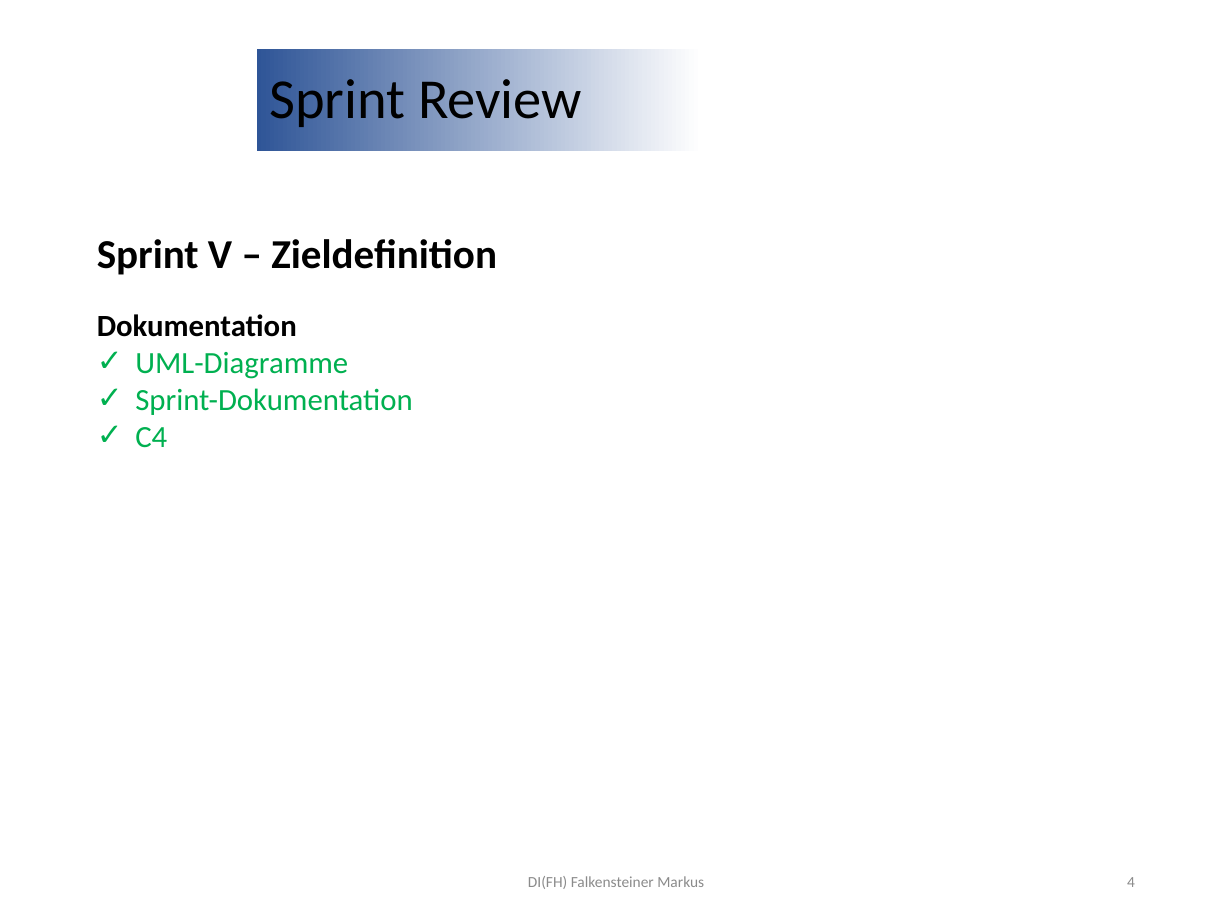
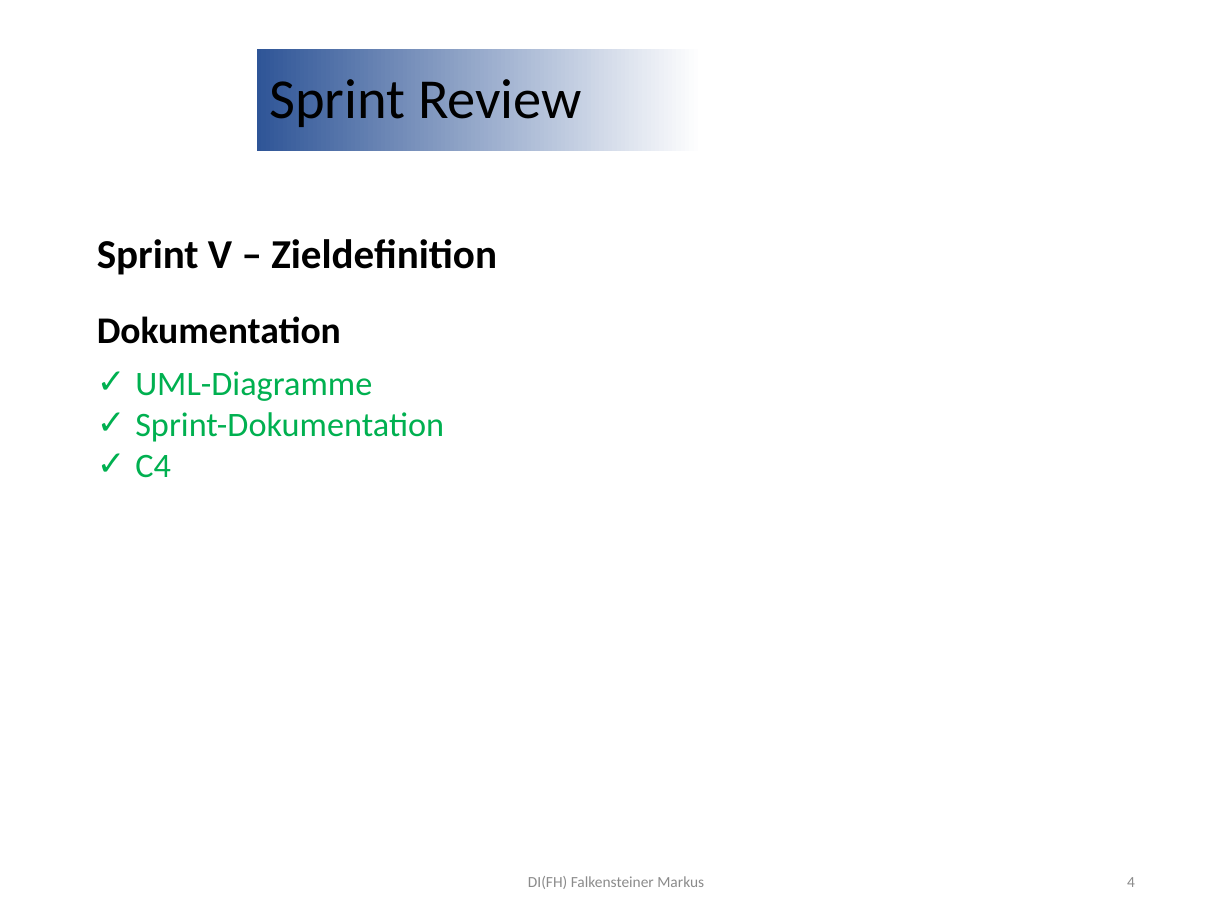
Before and after one commit to jonasaberger/SYP4_MBOT_G1, a slide deck: slide 4 of 02_Backend/!_Docs/INF4_SYP_Gruppe1_Abschlusspräsentation.pptx. Drawn at 1232x924 pixels with LibreOffice and Linux fonts; fonts in the diff are those of the drawing; background and template pictures are left out. Boxes give left, top, right and bottom in pixels: in the first picture for what was removed or moved away, otherwise in the second. Text is boxed around its words. In the diff, an @@ line names an element or a change of style, - is before the commit and + after.

```diff
--- a/02_Backend/!_Docs/INF4_SYP_Gruppe1_Abschlusspräsentation.pptx
+++ b/02_Backend/!_Docs/INF4_SYP_Gruppe1_Abschlusspräsentation.pptx
@@ text at [97,316,444,478]: size 18 to 22 pt in "Dokumentation"; size 18 to 20 pt in "UML-Diagramme", "Sprint-Dokumentation", "C4" @@
```
Also in this commit, not shown: 13 other slides changed, 1 slide added, 1 slide removed.
